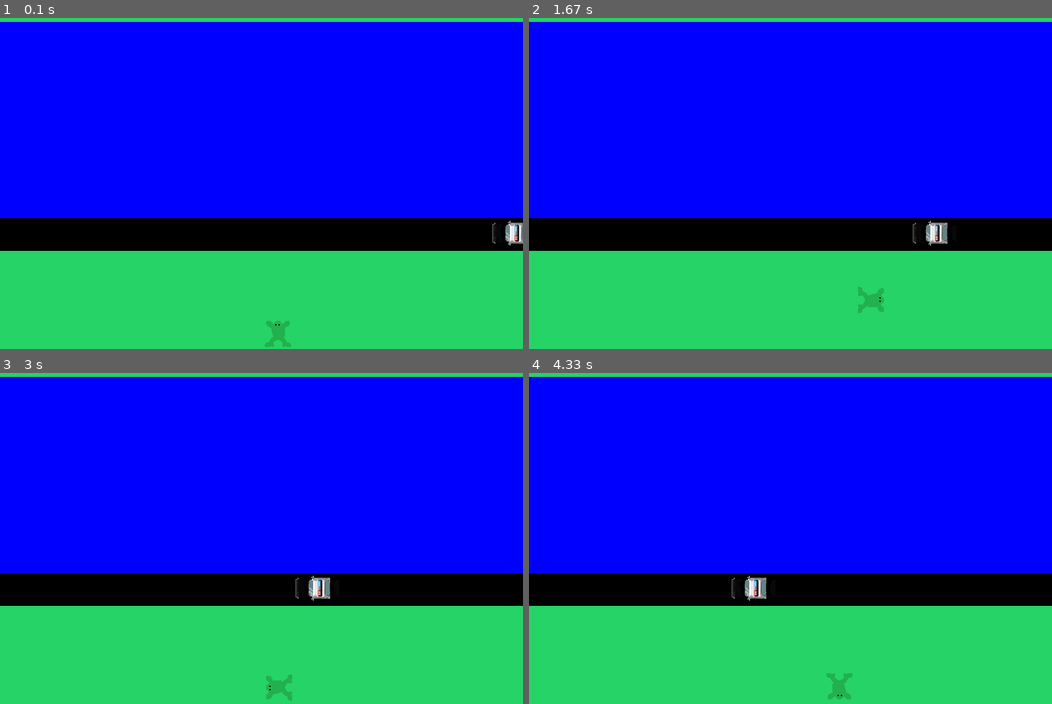
Above: before the commit, frames 1-4 (two rows, left to right).
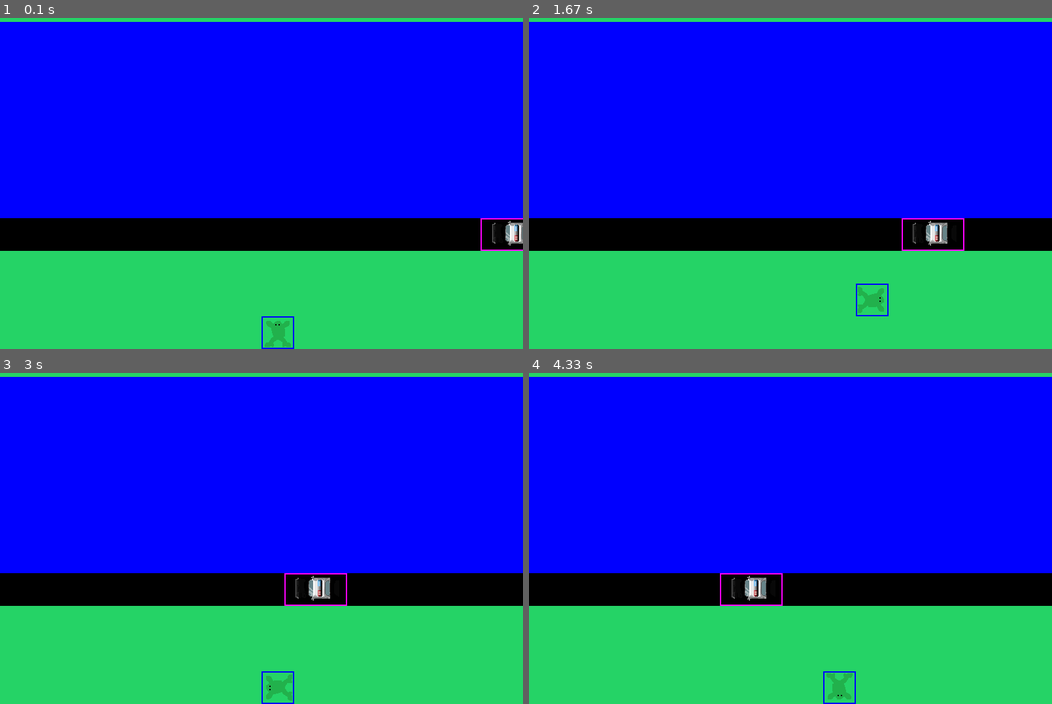
Above: after the commit, the same moments.

Repository: Love-Fromage/frogger_pygame
Game: pygame game, started from frogger.py
Two runs of this game, one before a commit and one after it. Both use one fixed random seed, a clock stepped at 60 frames per second and the inputs below.
Inputs:
- Up to frame 1 (0.1 s): no input
- Up to frame 2 (1.67 s): hold Right 0.33-0.8 s; hold Up 0.83-1.13 s; hold Right 1.17-1.63 s
- Up to frame 3 (3 s): hold Left 1.67-2.2 s; hold Down 2.23-2.53 s; hold Left 2.57-2.97 s
- Up to frame 4 (4.33 s): hold Up 3-3.37 s; hold Right 3.4-4.03 s; hold Down from 4.07 s (still down)

The runs differ from the first frame. In frame 1, 0.2% of the frame differs, in the area x 50-100%, y 60-100%; in frame 2, 0.2%, in the area x 62-84%, y 60-91%; in frame 3, 0.2%; in frame 4, 0.2%.

Commit message:
ajout des 'hitbox' pour le car et frogger+ collision

Diff:
--- a/Car.py
+++ b/Car.py
@@ -8,7 +8,8 @@
         self.direction = direction;
         self.original_image = image;
         self.image = image;
-        self.rect = self.image.get_rect();
+        # self.rect = self.image.get_rect();
+        self.rect = pygame.Rect(x,y, self.image.get_rect().width, 50);
         self.image = pygame.transform.rotate(self.original_image, 90);
         self.pixel_x, self.pixel_y = self.get_pixel_position();
 
@@ -23,5 +24,7 @@
             self.grid_x = 16;
         self.pixel_x, self.pixel_y = self.get_pixel_position();
 
+        self.rect.topleft = (self.pixel_x, self.pixel_y+25);
+
     def draw(self, screen):
         screen.blit(self.image, (self.pixel_x, self.pixel_y));
--- a/Frog.py
+++ b/Frog.py
@@ -8,6 +8,7 @@
         self.image = image;
         self.rect = self.image.get_rect();
         self.pixel_x, self.pixel_y = self.get_pixel_position();
+        self.rect.topleft = (self.pixel_x, self.pixel_y);
 
     def get_pixel_position(self):
         return self.grid_x * 50, self.grid_y *50 # ASSUME GRID_SIZE is 50 pixels
@@ -28,6 +29,7 @@
 
         # Update pixel position after moving
         self.pixel_x, self.pixel_y = self.get_pixel_position();
+        self.rect.topleft = (self.pixel_x, self.pixel_y);
 
     def rotate(self, direction):
         if(direction == "left"):
@@ -45,7 +47,10 @@
 
 
     def draw(self, screen):
-       screen.blit(self.image, (self.pixel_x, self.pixel_y));
-
-    def check_collision(self, game_grid):
-        current_tile = game_grid[self.grid_y][self.grid_x];
+        screen.blit(self.image, (self.pixel_x, self.pixel_y));
+    def check_collision(self, other_rect):
+        # current_tile = game_grid[self.grid_y][self.grid_x];
+        if self.rect.colliderect(other_rect):
+            print("ouch!");
+            return True;
+        return False;
--- a/frogger.py
+++ b/frogger.py
@@ -91,6 +91,9 @@
     car.draw(screen);
 
     #Draw other game elements here
+    # Draw hitboxes for debugging
+    pygame.draw.rect(screen, (0,0,255), frogger.rect, 2);
+    pygame.draw.rect(screen, (255,0,255), car.rect, 2);
 
     pygame.display.flip(); # Update the display
 
@@ -100,7 +103,7 @@
 game_is_running = True;
 while game_is_running:
     handle_key_events(frogger);
-    frogger.check_collision(game_grid);
+    frogger.check_collision(car.rect);
     car.move();
     draw_game(frogger, car);
     # Cap the frame rate
